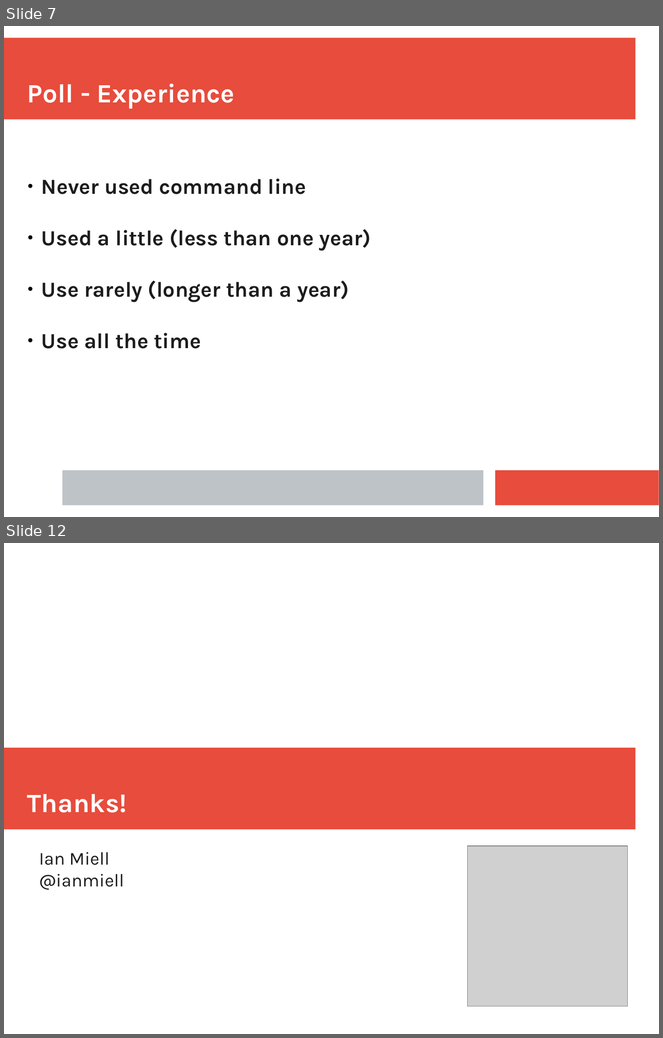
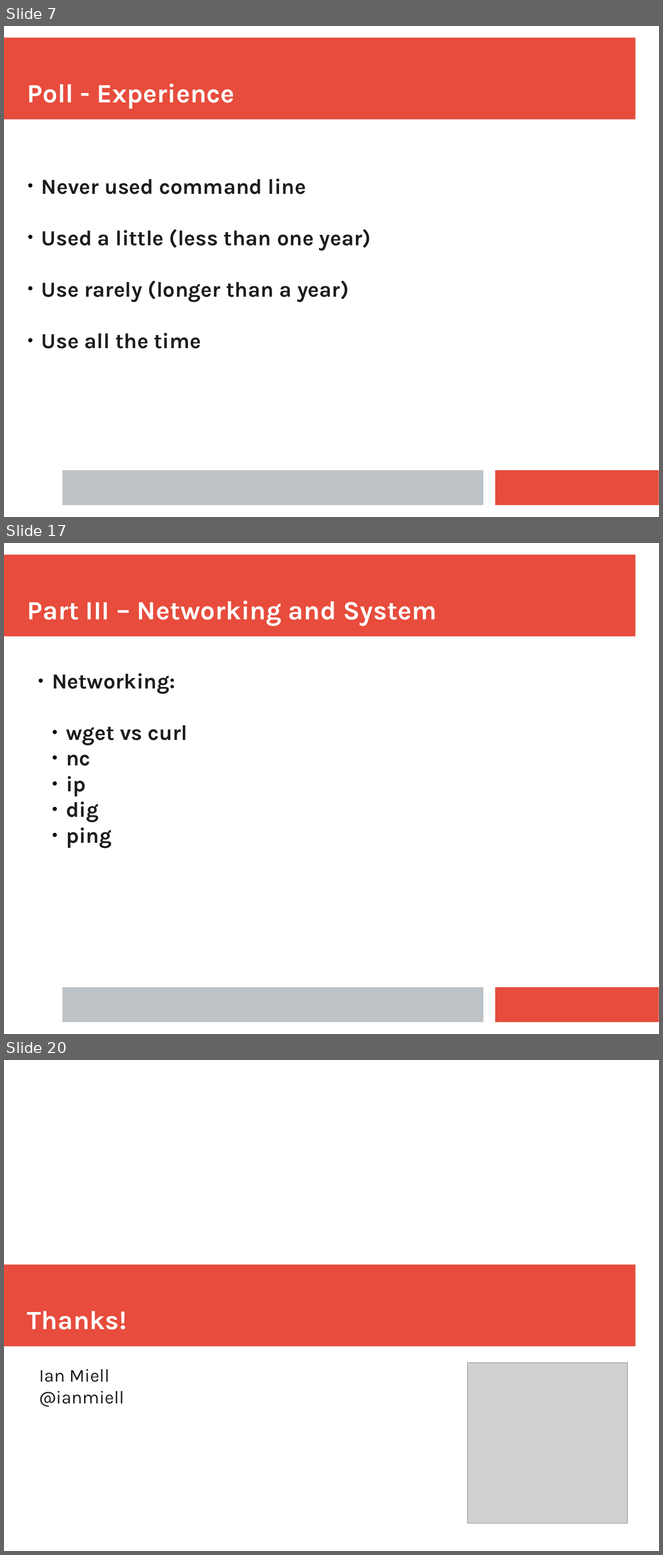
Before and after one commit to ianmiell/introduction-to-the-command-line, a slide deck: slides/introduction_to_the_command_line.pptx. Shown one above the other, each under a label of ours: slides 7 and 12 before the commit, slides 7, 17 and 20 after it; the slides between them are not shown. The pictures are 663x1038 and 663x1555 pixels, drawn with LibreOffice and Linux fonts; fonts in the diff are those of the drawing; grey boxes stand for pictures. Boxes give left, top, right and bottom in pixels: in the first picture for what was removed or moved away, otherwise in the second. Text is boxed around its words. In the diff, an @@ line names an element or a change of style, - is before the commit and + after.

```diff
--- a/slides/introduction_to_the_command_line.pptx
+++ b/slides/introduction_to_the_command_line.pptx
@@ slide 17 added at box(4, 543, 659, 1034), background #FFFFFF; not listed: 3 template elements that a slide beside it also shows @@
@@ text added at box(27, 601, 437, 626), 32 pt, text #FFFFFF, bold @@
+Part III – Networking and System
@@ text added at box(52, 673, 188, 849), 26 pt, text #1C1C1C, bold @@
+● Networking:
+  ● wget vs curl
+  ● nc
+  ● ip
+  ● dig
+  ● ping
@@ what was slide 12 is now slide 20 @@
```
Also in this commit, not shown: 4 slides changed, 16 other slides added, 1 slide removed.
